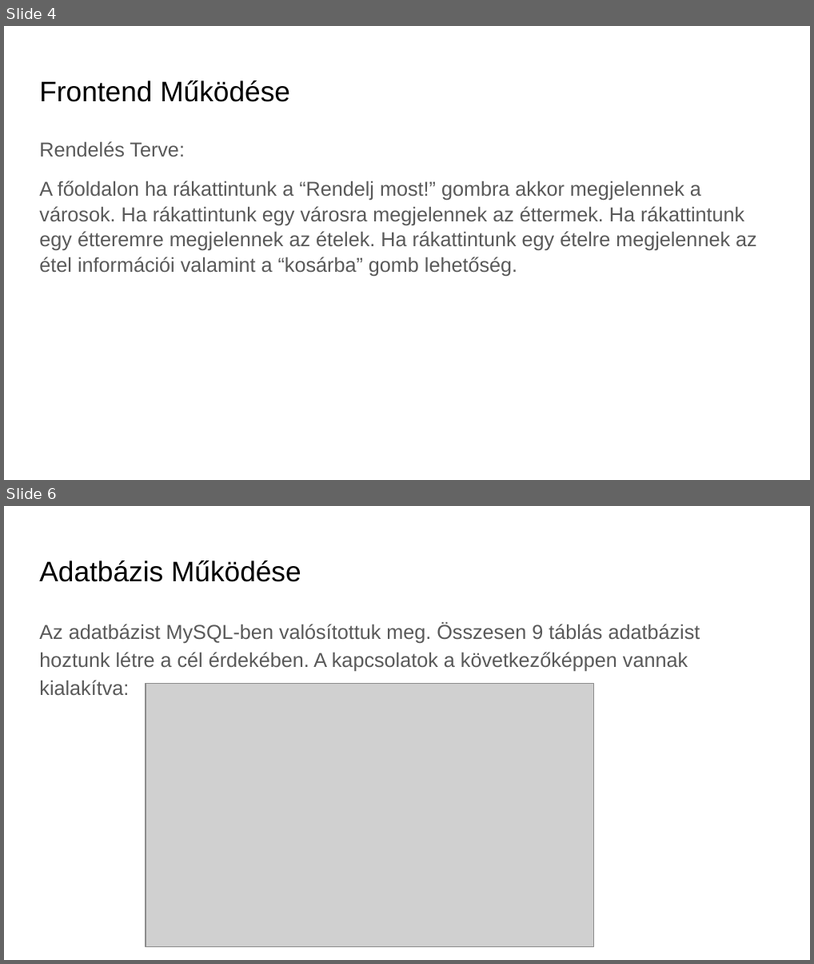
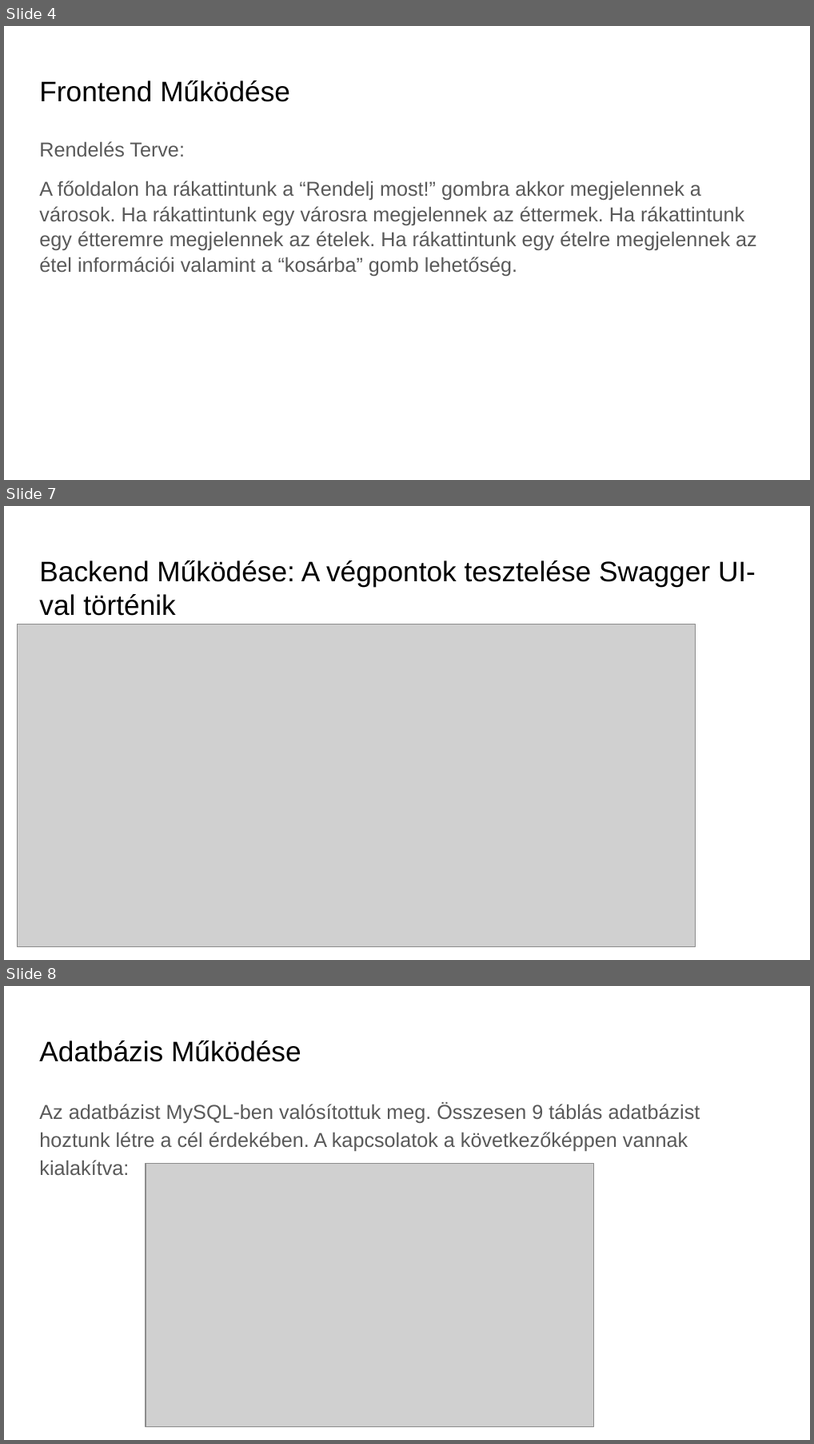
Before and after one commit to kirschg/Etelfutar, a slide deck: etelfutar_ppt_uj.pptx. Shown one above the other, each under a label of ours: slides 4 and 6 before the commit, slides 4, 7 and 8 after it; the slides between them are not shown. The pictures are 814x964 and 814x1444 pixels, drawn with LibreOffice and Linux fonts; fonts in the diff are those of the drawing; grey boxes stand for pictures; background and template pictures are left out. Boxes give left, top, right and bottom in pixels: in the first picture for what was removed or moved away, otherwise in the second. Text is boxed around its words. In the diff, an @@ line names an element or a change of style, - is before the commit and + after.

```diff
--- a/etelfutar_ppt_uj.pptx
+++ b/etelfutar_ppt_uj.pptx
@@ slide 7 added at (4, 506, 810, 960), background picture (left out) @@
@@ title added at (39, 560, 756, 616), 25.2 pt, text #000000 @@
+Backend Működése: A végpontok tesztelése Swagger UI-val történik
@@ picture added at (18, 624, 696, 946) @@
@@ what was slide 6 is now slide 8 @@
```
Also in this commit, not shown: 2 slides changed, 2 other slides added, 1 slide removed.
